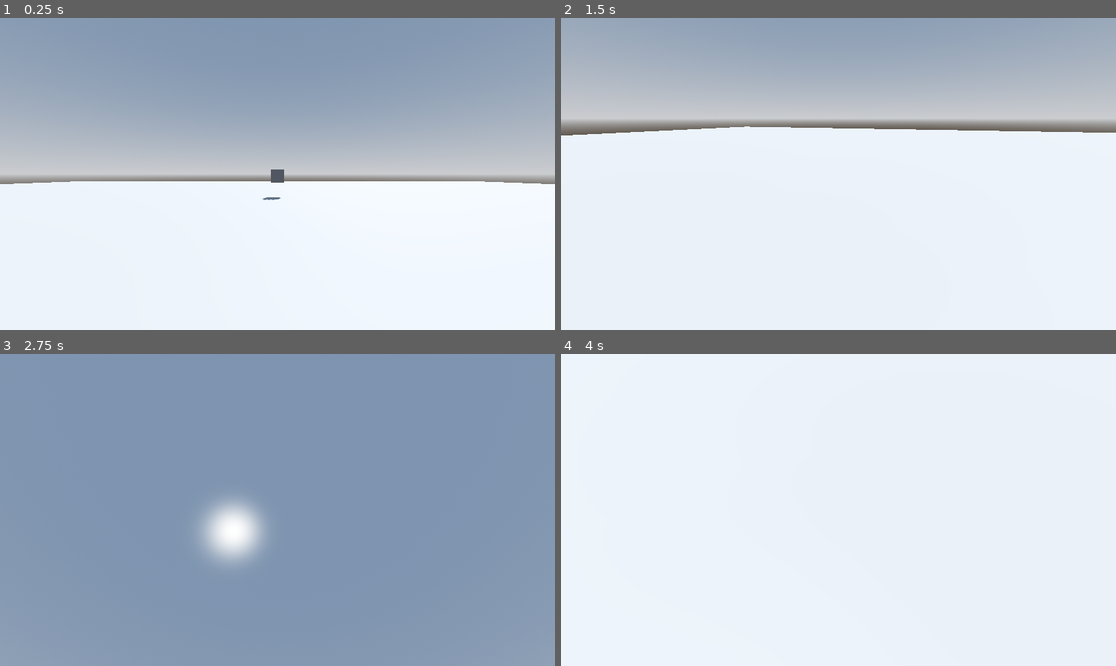
Above: before the commit, frames 1-4 (two rows, left to right).
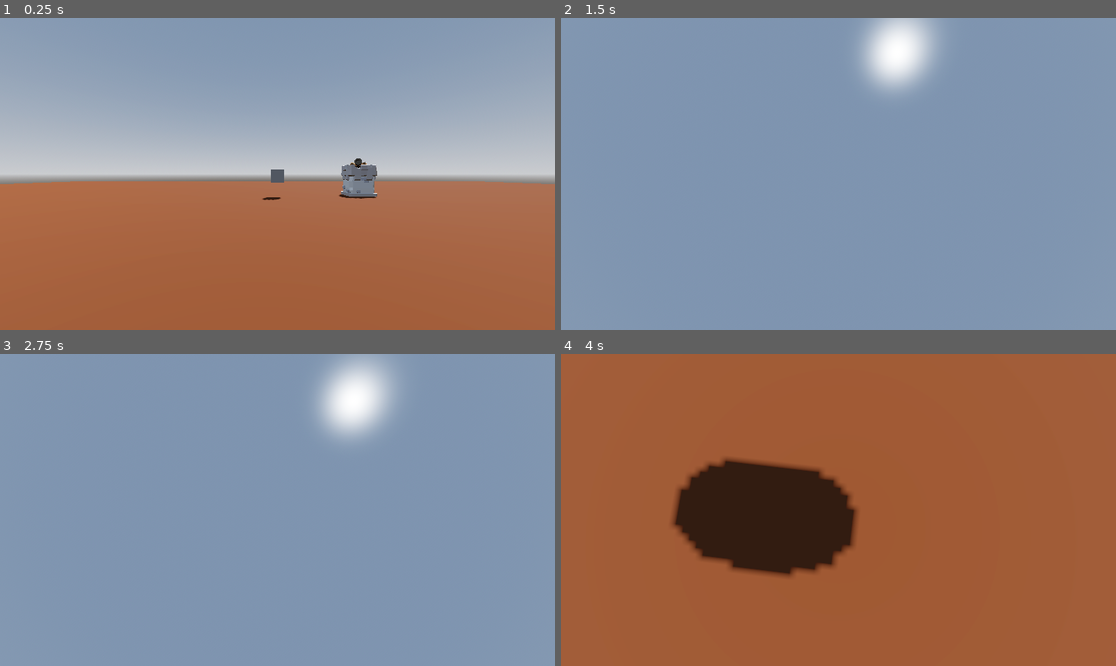
Above: after the commit, the same moments.

Repository: CSbean/Tower-Blaster
Game: Godot game, scene res://world.tscn
The game is run twice, just before and just after one commit, with the same random seed, the same clock (stepped at 60 frames per second) and the same inputs.
Inputs (mouse positions are in pixels of both pictures, inside the frame that each line leads up to):
- Up to frame 1 (0.25 s): no input
- Up to frame 2 (1.5 s): move the mouse to (960, 158) at 0.52 s; hold Right (ui_right) 0.53-1.28 s; tap W (move_foward) at 0.6, 1.35 s; tap Space (jump) at 0.77 s; move the mouse to (727, 189) at 1.27 s; hold Down (ui_down) from 1.28 s (still down)
- Up to frame 3 (2.75 s): tap Space (jump) at 1.52 s; move the mouse to (333, 441) at 2.02 s; release Down (ui_down) at 2.03 s; hold Right (ui_right) from 2.03 s (still down); tap W (move_foward) at 2.1 s
- Up to frame 4 (4 s): move the mouse to (810, 572) at 2.77 s; release Right (ui_right) at 2.78 s; hold Up (ui_up) 2.78-3.53 s; tap W (move_foward) at 2.85, 3.6 s; tap Space (jump) at 3.02, 3.77 s; move the mouse to (1005, 556) at 3.52 s; hold Left (ui_left) from 3.53 s (still down)

The runs differ from the first frame. In frame 1, 48% of the frame differs, in the area x 0-100%, y 44-100%; in frame 2, 94%; in frame 3, 5.1%; in frame 4, 100%, in the area x 0-100%, y 0-100%.

Commit message:
made the turret shoot at the player

Diff:
--- /dev/null
+++ b/tower-blaster/cannon_projectile.gd
@@ -0,0 +1,19 @@
+extends Area3D
+
+@onready var timer: Timer = $Timer
+
+var direction := Vector3.FORWARD
+
+# Called when the node enters the scene tree for the first time.
+func _ready() -> void:
+	pass # Replace with function body.
+
+
+# Called every frame. 'delta' is the elapsed time since the previous frame.
+func _physics_process(delta: float) -> void:
+
+	global_position += direction * delta * 2
+
+
+func _on_timer_timeout() -> void:
+	queue_free()
--- /dev/null
+++ b/tower-blaster/cannon_projectile.tscn
@@ -0,0 +1,27 @@
+[gd_scene format=3 uid="uid://rsjrlc64rwj4"]
+
+[ext_resource type="Script" uid="uid://c6rk1bjbws8t6" path="res://cannon_projectile.gd" id="1_n5pep"]
+
+[sub_resource type="StandardMaterial3D" id="StandardMaterial3D_au73y"]
+albedo_color = Color(1, 0, 0, 1)
+
+[sub_resource type="SphereMesh" id="SphereMesh_au73y"]
+material = SubResource("StandardMaterial3D_au73y")
+
+[sub_resource type="SphereShape3D" id="SphereShape3D_n5pep"]
+
+[node name="cannon_projectile" type="Area3D" unique_id=1695952878]
+collision_layer = 4
+collision_mask = 2
+script = ExtResource("1_n5pep")
+
+[node name="MeshInstance3D" type="MeshInstance3D" parent="." unique_id=166858927]
+mesh = SubResource("SphereMesh_au73y")
+
+[node name="CollisionShape3D" type="CollisionShape3D" parent="." unique_id=2136027962]
+shape = SubResource("SphereShape3D_n5pep")
+
+[node name="Timer" type="Timer" parent="." unique_id=1896545895]
+wait_time = 2.0
+
+[connection signal="timeout" from="Timer" to="." method="_on_timer_timeout"]
--- a/tower-blaster/character_body_3d.gd
+++ b/tower-blaster/character_body_3d.gd
@@ -3,7 +3,7 @@
 
 # https://www.youtube.com/watch?v=fAVetlIROXM
 const SPEED = 5.0
-const JUMP_VELOCITY = 4.5
+const JUMP_VELOCITY = 5 #3
 
 @onready var camera_3d: Camera3D = $Camera3D
 @onready var ray_cast_3d: RayCast3D = $Camera3D/RayCast3D
@@ -52,7 +52,7 @@
 		look_dir = event.relative * 0.01
 
 func rotate_camrea(delta: float, sense_mod: float = 1.0):
-	var input = Input.get_vector("look_left","look_right","look_down","look_up")
+	var input = Input.get_vector("ui_left","ui_right","ui_down","ui_up")
 	look_dir += input
 	rotation.y -= look_dir.x * camra_sense * delta
 	camera_3d.rotation.x = clamp(camera_3d.rotation.x - look_dir.y * camra_sense * sense_mod * delta,-1.5, 1.5)
--- a/tower-blaster/project.godot
+++ b/tower-blaster/project.godot
@@ -52,6 +52,12 @@
 ]
 }
 
+[layer_names]
+
+3d_physics/layer_1="world"
+3d_physics/layer_2="player"
+3d_physics/layer_3="projectile"
+
 [physics]
 
 3d/physics_engine="Jolt Physics"
--- /dev/null
+++ b/tower-blaster/turret.gd
@@ -0,0 +1,25 @@
+extends Node3D
+
+@onready var turret_bace: Node3D = $turretBace
+@onready var player: Player = $"../Player"
+@onready var cannon: Node3D = $turretBace/turretTop/Cannon
+@onready var animation_player: AnimationPlayer = $AnimationPlayer
+
+var proj = preload("res://cannon_projectile.tscn")
+
+# Called when the node enters the scene tree for the first time.
+func _ready() -> void:
+	pass # Replace with function body.
+
+
+# Called every frame. 'delta' is the elapsed time since the previous frame.
+func _process(delta: float) -> void:
+	turret_bace.look_at(player.global_position, Vector3.UP, true)
+
+
+func _on_timer_timeout() -> void:
+	var new_proj = proj.instantiate()
+	add_child(new_proj)
+	new_proj.global_position = cannon.global_position
+	new_proj.direction = new_proj.global_position.direction_to(player.global_position)
+	animation_player.play("shoot")
--- a/tower-blaster/turret.tscn
+++ b/tower-blaster/turret.tscn
@@ -1,7 +1,73 @@
 [gd_scene format=3 uid="uid://cmwrmmjohrkn7"]
 
+[ext_resource type="Script" uid="uid://d4kjqcioga1xp" path="res://turret.gd" id="1_c5apd"]
+[ext_resource type="PackedScene" uid="uid://dx7jtvh3khol7" path="res://assets/Cannon.glb" id="2_coqkk"]
+[ext_resource type="PackedScene" uid="uid://bpjt5rii15mlj" path="res://assets/TurretBase.glb" id="3_2kw7u"]
+
+[sub_resource type="Animation" id="Animation_c5apd"]
+length = 0.001
+tracks/0/type = "value"
+tracks/0/imported = false
+tracks/0/enabled = true
+tracks/0/path = NodePath("turretBace/turretTop:position")
+tracks/0/interp = 1
+tracks/0/loop_wrap = true
+tracks/0/keys = {
+"times": PackedFloat32Array(0),
+"transitions": PackedFloat32Array(1),
+"update": 0,
+"values": [Vector3(0, 0, 0)]
+}
+
+[sub_resource type="Animation" id="Animation_coqkk"]
+resource_name = "shoot"
+length = 0.3
+tracks/0/type = "value"
+tracks/0/imported = false
+tracks/0/enabled = true
+tracks/0/path = NodePath("turretBace/turretTop:position")
+tracks/0/interp = 1
+tracks/0/loop_wrap = true
+tracks/0/keys = {
+"times": PackedFloat32Array(0, 0.15, 0.3),
+"transitions": PackedFloat32Array(1, 1, 1),
+"update": 0,
+"values": [Vector3(0, 0, 0), Vector3(0, 0, -0.2), Vector3(0, 0, 0)]
+}
+
+[sub_resource type="AnimationLibrary" id="AnimationLibrary_2kw7u"]
+_data = {
+&"RESET": SubResource("Animation_c5apd"),
+&"shoot": SubResource("Animation_coqkk")
+}
+
 [node name="turret" type="Node3D" unique_id=1242701056]
+script = ExtResource("1_c5apd")
 
 [node name="turretBace" type="Node3D" parent="." unique_id=361368607]
 
 [node name="turretTop" type="Node3D" parent="turretBace" unique_id=590238690]
+
+[node name="Cannon" parent="turretBace/turretTop" unique_id=144096597 instance=ExtResource("2_coqkk")]
+transform = Transform3D(1, 0, 0, 0, 1, 0, 0, 0, 1, 0, 2, 0)
+
+[node name="CSGBox3D" type="CSGBox3D" parent="turretBace/turretTop" unique_id=926542846]
+transform = Transform3D(1, 0, 0, 0, 1, 0, 0, 0, 1, 0, 1, 0)
+visible = false
+use_collision = true
+collision_mask = 2
+size = Vector3(2, 2, 2)
+
+[node name="turretbase" type="Node3D" parent="." unique_id=250542162]
+
+[node name="TurretBase" parent="turretbase" unique_id=724746301 instance=ExtResource("3_2kw7u")]
+
+[node name="AnimationPlayer" type="AnimationPlayer" parent="." unique_id=263230519]
+libraries/ = SubResource("AnimationLibrary_2kw7u")
+
+[node name="Timer" type="Timer" parent="." unique_id=68443449]
+autostart = true
+
+[connection signal="timeout" from="Timer" to="." method="_on_timer_timeout"]
+
+[editable path="turretbase/TurretBase"]
--- a/tower-blaster/world.tscn
+++ b/tower-blaster/world.tscn
@@ -1,6 +1,7 @@
 [gd_scene format=3 uid="uid://ccfctcrw0lrm5"]
 
 [ext_resource type="Script" uid="uid://d3q4tfkljajwe" path="res://character_body_3d.gd" id="1_f3sb7"]
+[ext_resource type="PackedScene" uid="uid://cmwrmmjohrkn7" path="res://turret.tscn" id="2_fj7yv"]
 
 [sub_resource type="ProceduralSkyMaterial" id="ProceduralSkyMaterial_gv5m4"]
 sky_horizon_color = Color(0.66224277, 0.6717428, 0.6867428, 1)
@@ -14,6 +15,9 @@
 sky = SubResource("Sky_f3sb7")
 tonemap_mode = 2
 glow_enabled = true
+
+[sub_resource type="StandardMaterial3D" id="StandardMaterial3D_fj7yv"]
+albedo_color = Color(0.32763585, 0.15233672, 9.62615e-08, 1)
 
 [sub_resource type="CapsuleShape3D" id="CapsuleShape3D_tlwt5"]
 
@@ -32,17 +36,18 @@
 transform = Transform3D(1, 0, 0, 0, 1, 0, 0, 0, 1, 0, -0.25, 0)
 use_collision = true
 size = Vector3(100, 0.5, 100)
+material = SubResource("StandardMaterial3D_fj7yv")
 
 [node name="Player" type="CharacterBody3D" parent="." unique_id=2107971574]
 transform = Transform3D(1, 0, 0, 0, 1, 0, 0, 0, 1, 0, 1.5406945, 0)
+collision_layer = 2
+collision_mask = 5
 script = ExtResource("1_f3sb7")
 
 [node name="CollisionShape3D" type="CollisionShape3D" parent="Player" unique_id=1135599891]
-visible = false
 shape = SubResource("CapsuleShape3D_tlwt5")
 
 [node name="MeshInstance3D" type="MeshInstance3D" parent="Player" unique_id=373972582]
-visible = false
 mesh = SubResource("CapsuleMesh_aqk2v")
 
 [node name="Camera3D" type="Camera3D" parent="Player" unique_id=2032549112]
@@ -55,3 +60,6 @@
 [node name="CSGBox3D2" type="CSGBox3D" parent="." unique_id=1182585433]
 transform = Transform3D(1, 0, 0, 0, 1, 0, 0, 0, 1, 0, 1.6984379, -16.00705)
 use_collision = true
+
+[node name="turret" parent="." unique_id=1242701056 instance=ExtResource("2_fj7yv")]
+transform = Transform3D(1, 0, 0, 0, 1, 0, 0, 0, 1, 7.0538187, 0, -17.764715)
Binary file added: tower-blaster/assets/Base.glb
Not shown, added: tower-blaster/assets/Base.glb.import
Binary file added: tower-blaster/assets/Base_Castle-metallic.png-Castle-roughness.png
Not shown, added: tower-blaster/assets/Base_Castle-metallic.png-Castle-roughness.png.import
Binary file added: tower-blaster/assets/Base_castle-colour-palette.png
Not shown, added: tower-blaster/assets/Base_castle-colour-palette.png.import
Binary file added: tower-blaster/assets/Cannon.glb
Not shown, added: tower-blaster/assets/Cannon.glb.import
Binary file added: tower-blaster/assets/Cannon_Castle-metallic.png-Castle-roughness.png
Not shown, added: tower-blaster/assets/Cannon_Castle-metallic.png-Castle-roughness.png.import
Binary file added: tower-blaster/assets/Cannon_castle-colour-palette.png
Not shown, added: tower-blaster/assets/Cannon_castle-colour-palette.png.import
(and 20 more such lines)
